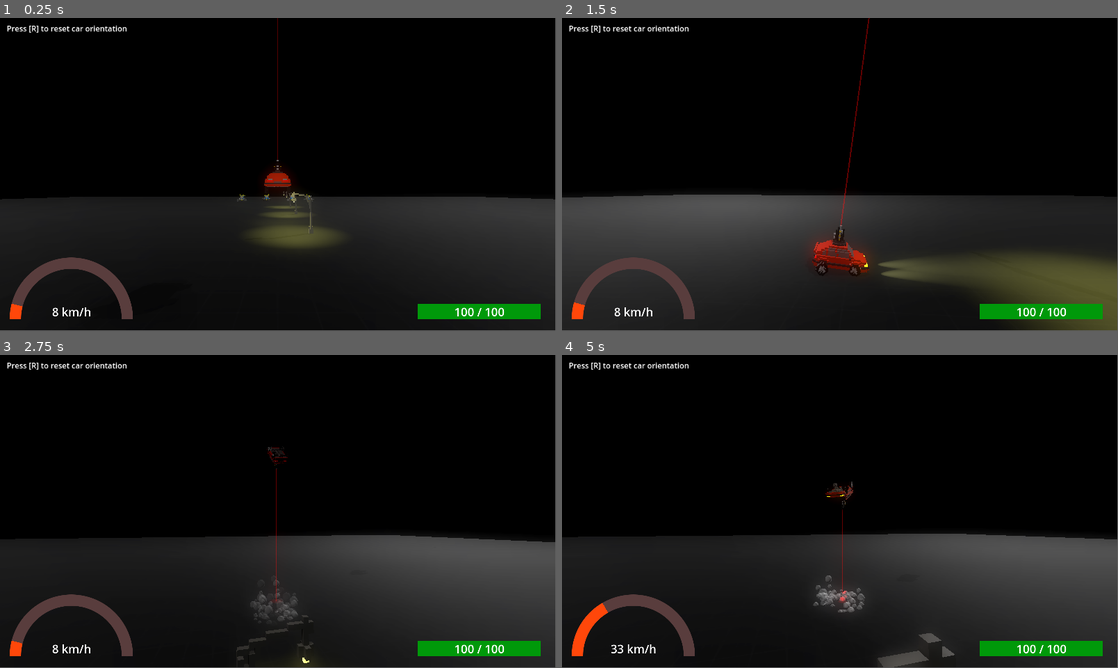
Above: before the commit, frames 1-4 (two rows, left to right).
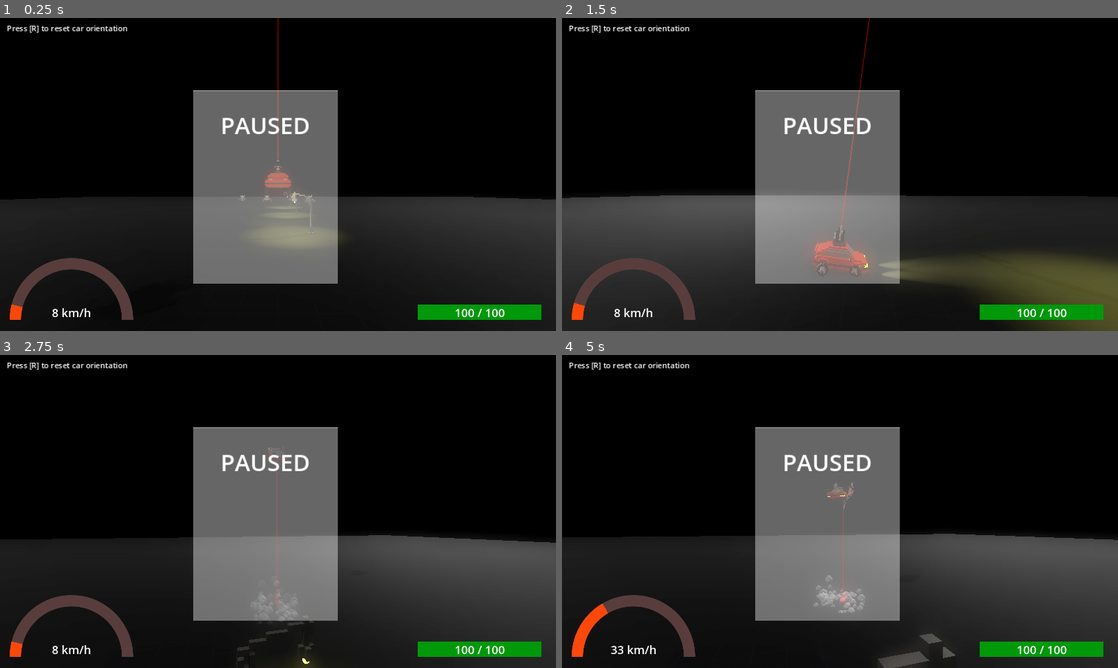
Above: after the commit, the same moments.

Repository: applejag/bornhack-2024-game
Game: Godot game, scene res://scenes/main.tscn
Same seed, same stepped clock (60 frames per second), same inputs: the game is played once before the commit and once after it. Before the commit the project starts from res://scenes/world.tscn.
Inputs:
- Up to frame 1 (0.25 s): no input
- Up to frame 2 (1.5 s): tap R (reset_car) at 0.5, 1.25 s; hold D (steer_right) 0.53-1.28 s; tap Ctrl (fire) at 0.6 s; tap Space (jump) at 0.77 s; hold S (move_back) from 1.28 s (still down); tap H (honk) at 1.35 s
- Up to frame 3 (2.75 s): tap Space (jump) at 1.52 s; tap R (reset_car) at 2 s; release S (move_back) at 2.03 s; hold D (steer_right) from 2.03 s (still down); tap Ctrl (fire) at 2.1 s
- Up to frame 4 (5 s): tap R (reset_car) at 2.75, 3.5, 4.25 s; release D (steer_right) at 2.78 s; hold W (move_forward) 2.78-3.53 s; tap H (honk) at 2.85, 4.35 s; tap Space (jump) at 3.02, 3.77, 4.52 s; hold A (steer_left) from 3.53 s (still down); tap Ctrl (fire) at 3.6 s
In our replay, the window is 799x449 before the commit and 800x450 after it. These sizes can differ from the game's own. Grey fills any space a smaller window leaves; there, only what the larger window draws over its background counts as a difference.

The runs differ from the first frame. In frame 1, 17% of the frame differs, in the area x 0-100%, y 0-100%; in frame 2, 17%; in frame 3, 17%; in frame 4, 17%.

Commit message:
Start of pause menu

Diff:
--- a/project.godot
+++ b/project.godot
@@ -11,9 +11,14 @@
 [application]
 
 config/name="Bornhack-game"
-run/main_scene="res://scenes/world.tscn"
+run/main_scene="res://scenes/main.tscn"
 config/features=PackedStringArray("4.2", "Forward Plus")
 config/icon="res://icon.svg"
+
+[display]
+
+window/stretch/mode="canvas_items"
+window/stretch/aspect="expand"
 
 [input]
 
--- a/scenes/main.tscn
+++ b/scenes/main.tscn
@@ -1,13 +1,42 @@
-[gd_scene load_steps=2 format=3 uid="uid://d0f5u5nmflh7n"]
+[gd_scene load_steps=4 format=3 uid="uid://d0f5u5nmflh7n"]
 
 [ext_resource type="PackedScene" uid="uid://5x08nt4mer6g" path="res://scenes/world.tscn" id="1_qd7ld"]
 
-[node name="Main" type="Node"]
+[sub_resource type="StyleBoxFlat" id="StyleBoxFlat_dtv1x"]
+bg_color = Color(1, 1, 1, 0.4)
+border_width_left = 1
+border_width_top = 1
+border_color = Color(0.683077, 0.683077, 0.683077, 1)
+
+[sub_resource type="LabelSettings" id="LabelSettings_2dovh"]
+font_size = 48
+
+[node name="main" type="Node"]
 
 [node name="world" parent="." instance=ExtResource("1_qd7ld")]
 
-[node name="Control" type="Control" parent="."]
-layout_mode = 3
-anchors_preset = 0
-offset_right = 40.0
-offset_bottom = 40.0
+[node name="ui" type="Node" parent="."]
+
+[node name="Pause panel" type="Panel" parent="ui"]
+anchors_preset = 8
+anchor_left = 0.5
+anchor_top = 0.5
+anchor_right = 0.5
+anchor_bottom = 0.5
+offset_left = -176.0
+offset_top = -174.0
+offset_right = 124.0
+offset_bottom = 226.0
+grow_horizontal = 2
+grow_vertical = 2
+pivot_offset = Vector2(150, 200)
+theme_override_styles/panel = SubResource("StyleBoxFlat_dtv1x")
+
+[node name="Label" type="Label" parent="ui/Pause panel"]
+layout_mode = 0
+offset_left = 57.0
+offset_top = 38.0
+offset_right = 243.0
+offset_bottom = 105.0
+text = "PAUSED"
+label_settings = SubResource("LabelSettings_2dovh")
--- a/scenes/tank.gd
+++ b/scenes/tank.gd
@@ -7,7 +7,7 @@
 @export var acceleration: float = 5
 @export var rotation_speed: float = 5
 
-@onready var player = get_node("/root/world/Player")
+@onready var player = get_node("/root/main/world/Player")
 
 # Get the gravity from the project settings to be synced with RigidBody nodes.
 var gravity = ProjectSettings.get_setting("physics/3d/default_gravity")
